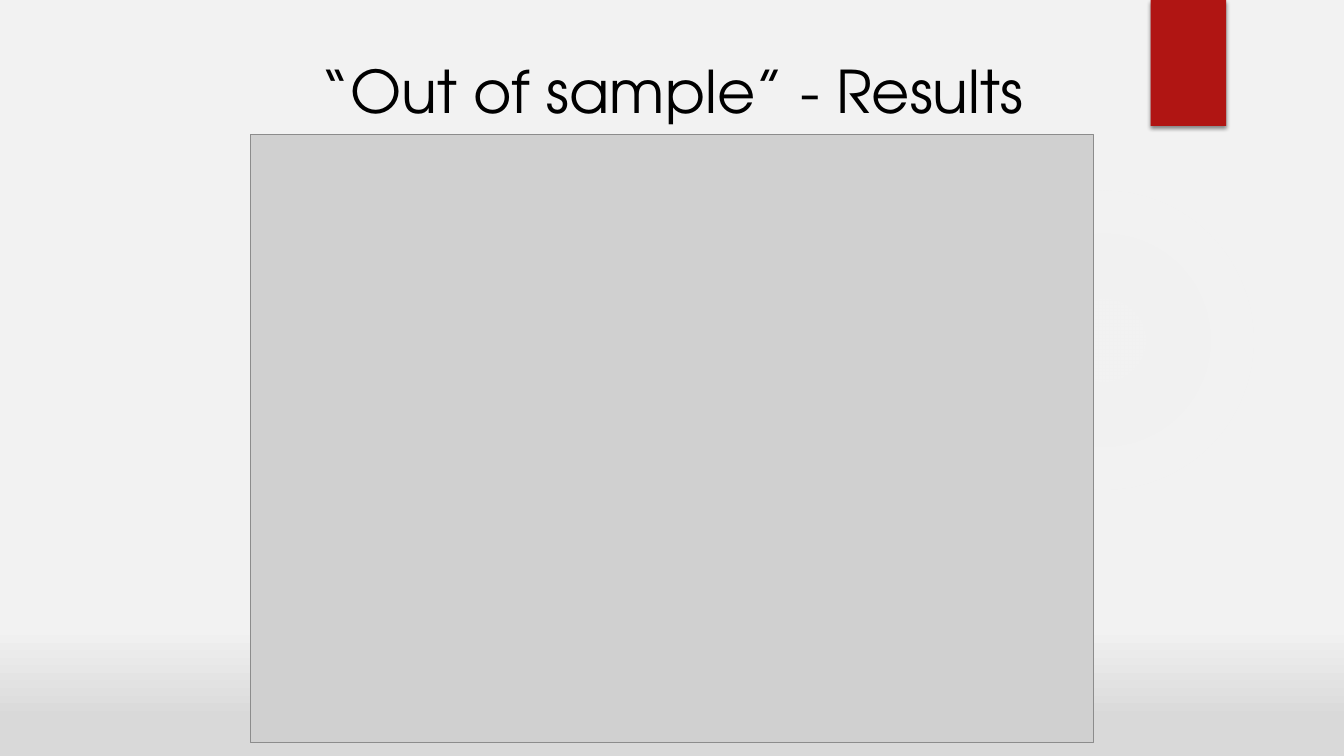
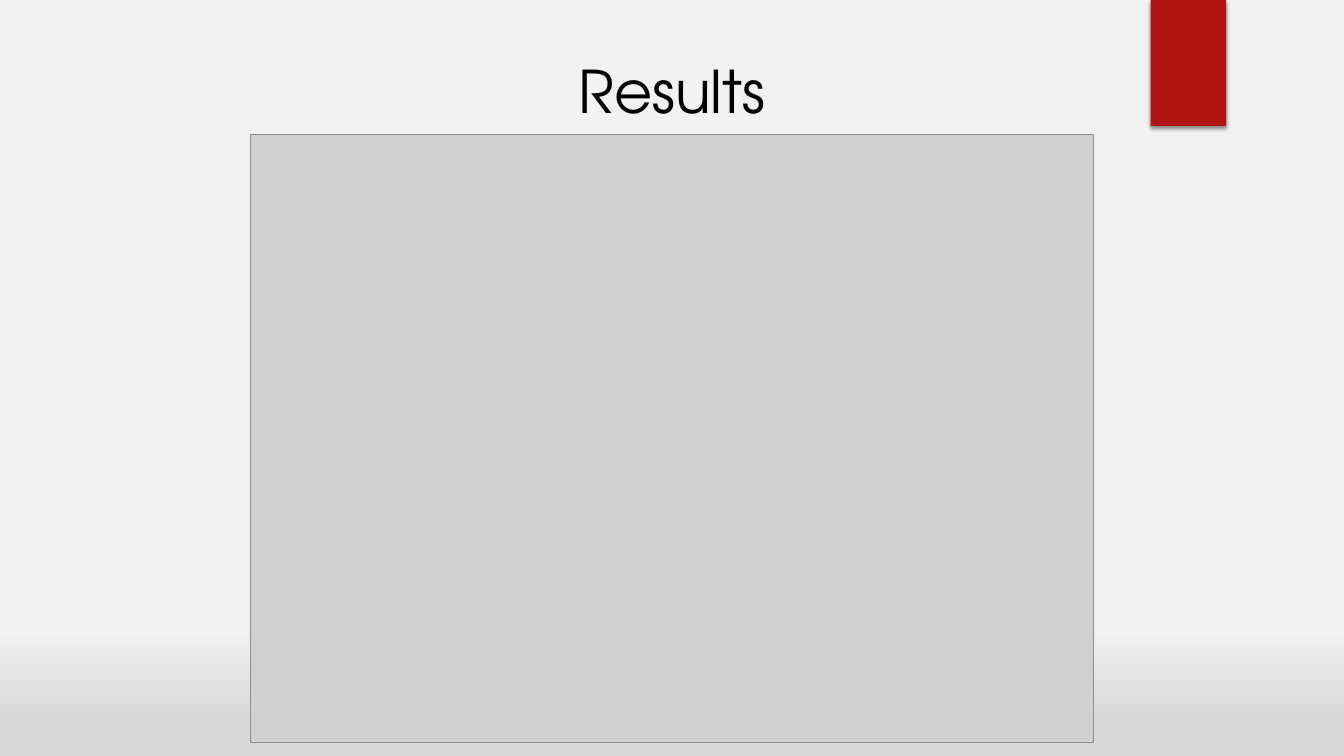
Before and after one commit to bspeice/experimental-finance, a slide deck: slide 26 of Final Project/SP500_Composition/EDF-Presentation.pptx (slide 19 before the commit). Drawn at 1344x756 pixels with LibreOffice and Linux fonts; fonts in the diff are those of the drawing; grey boxes stand for pictures; background and template pictures are left out. Boxes give left, top, right and bottom in pixels: in the first picture for what was removed or moved away, otherwise in the second. Text is boxed around its words. In the diff, an @@ line names an element or a change of style, - is before the commit and + after.

```diff
--- a/Final Project/SP500_Composition/EDF-Presentation.pptx
+++ b/Final Project/SP500_Composition/EDF-Presentation.pptx
@@ title at (578,69,765,135): text changed @@
-“Out of sample” - Results
+Results
```
Also in this commit, not shown: 9 other slides changed, 1 slide added, 4 other files.
